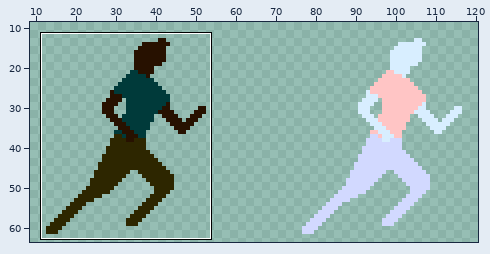
Sprite sheet -- gdx-game-android/assets/runninggwip.png. Above, an overview of the earlier version with the close-up marked.
Close-up. Before:
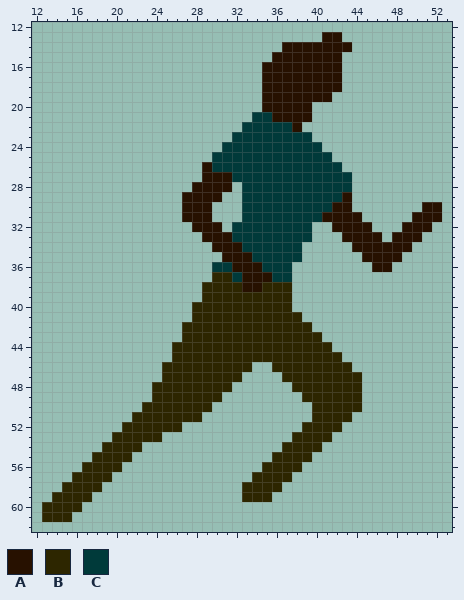
The file is 128x64 pixels. Shown: x 12..53, y 12..62. The wide view leaves out empty margins. The commit also changed other parts of the picture, which this record leaves out.
Palette (. is transparent): A #271100  B #2d2600  C #003a3a
Pixels before, first column x 13:
13 ............................AA..........
14 ........................AAAAAAA.........
15 .......................AAAAAAA..........
16 ......................AAAAAAAA..........
17 ......................AAAAAAAA..........
18 ......................AAAAAAAA..........
19 ......................AAAAAAA...........
20 ......................AAAAA.............
21 .....................CCAAAA.............
22 ....................CCCCCA..............
23 ...................CCCCCCCC.............
24 ..................CCCCCCCCCC............
25 .................CCCCCCCCCCCC...........
26 ................ACCCCCCCCCCCCC..........
27 ................AAACCCCCCCCCCCC.........
28 ...............AAAA.CCCCCCCCCCC.........
29 ..............AAAA..CCCCCCCCCCA.........
30 ..............AAA...CCCCCCCCCAA.......AA
31 ..............AAA...CCCCCCCCAAAA.....AAA
32 ...............AAA.CCCCCCCC..AAAA...AAA.
33 ................AAACCCCCCCC...AAAA.AAA..
34 .................AAACCCCCC.....AAAAAA...
35 ..................AAACCCCC......AAAA....
36 .................CCAAACCC........AA.....
37 .................BBCAAACC...............
38 ................BBBBAABBB...............
39 ................BBBBBBBBB...............
40 ...............BBBBBBBBBB...............
41 ...............BBBBBBBBBBB..............
42 ..............BBBBBBBBBBBBB.............
43 ..............BBBBBBBBBBBBBB............
44 .............BBBBBBBBBBBBBBBB...........
45 .............BBBBBBBBBBBBBBBBB..........
46 ............BBBBBBBBB..BBBBBBBB.........
47 ............BBBBBBBB....BBBBBBBB........
48 ...........BBBBBBBB......BBBBBBB........
49 ...........BBBBBBB........BBBBBB........
50 ..........BBBBBBB..........BBBBB........
51 .........BBBBBBB...........BBBB.........
52 ........BBBBBB............BBBB..........
53 .......BBBBB.............BBBB...........
54 ......BBBB..............BBBB............
55 .....BBBB..............BBBB.............
56 ....BBBB..............BBBB..............
57 ...BBBB..............BBBB...............
58 ..BBBB..............BBBB................
59 .BBBB...............BBB.................
60 BBBB....................................
61 BBB.....................................
After the commit:
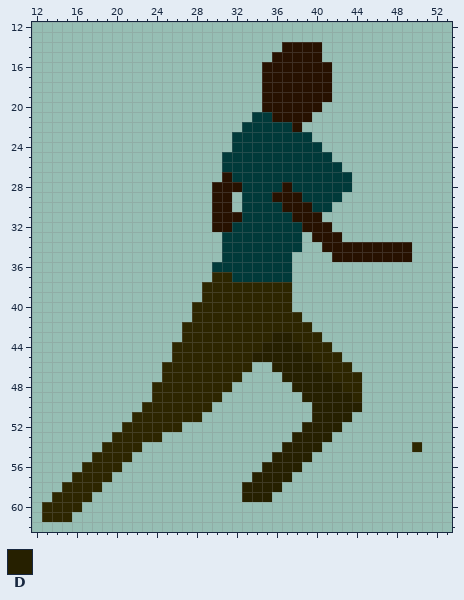
Colours new in this view: D #262000
The edit:
y 13: x 41..42 AA -> ..
y 14: x 41..43 AAA -> ...
y 15: x 41..42 AA -> ..
y 16..18: x 42 A -> .
y 20: x 40 . -> A
y 24: x 31 C -> .
y 25: x 30 C -> .
y 26: x 29..30 AC -> ..
y 27: x 29..30 AA -> ..
y 28: x 28..29 AA -> ..; x 32 . -> A; x 37 C -> A
y 29: x 27..29 AAA -> ...; x 31 . -> A; x 36..38 CCC -> AAA; x 43 A -> .
y 30: x 27..31 AAA.. -> ...AA; x 37..39 CCC -> AAA; x 42..43 AA -> ..; x 51..52 AA -> ..
y 31: x 27..32 AAA... -> ...AAA; x 38..44 CCCAAAA -> AAA....; x 50..52 AAA -> ...
y 32: x 28..29 AA -> ..; x 31 . -> A; x 39..45 C..AAAA -> AAA....; x 49..51 AAA -> ...
y 33: x 29..31 AAA -> ..C; x 39..46 C...AAAA -> .AAA....; x 48..50 AAA -> ...
y 34: x 30..32 AAA -> .CC; x 41..43 ... -> AAA
y 35: x 31..33 AAA -> CCC; x 38 C -> .; x 42..44 ... -> AAA; x 49 . -> A
y 36: x 32..34 AAA -> CCC; x 46..47 AA -> ..
y 37: x 33..35 AAA -> CCC
y 38: x 33..34 AA -> BB
y 43: x 36..37 BB -> DD
y 44: x 35..38 BBBB -> DDDD
y 45: x 34..39 BBBBBB -> DDDDDD
y 46: x 36..40 BBBBB -> DDDDD
y 47: x 37..41 BBBBB -> DDDDD
y 48: x 38..42 BBBBB -> DDDDD
y 49: x 39..43 BBBBB -> DDDDD
y 50: x 40..44 BBBBB -> DDDDD
y 51: x 40..43 BBBB -> DDDD
y 52: x 39..42 BBBB -> DDDD
y 53: x 38..41 BBBB -> DDDD
y 54: x 37..40 BBBB -> DDDD; x 50 . -> B
y 55: x 36..39 BBBB -> DDDD
y 56: x 35..38 BBBB -> DDDD
y 57: x 34..37 BBBB -> DDDD
y 58: x 33..36 BBBB -> DDDD
y 59: x 33..35 BBB -> DDD
Boxes around the changes in both close-ups, in picture pixels (x1, y1, x2, y2):
changed: (312, 32, 352, 112)
changed: (182, 142, 442, 292)
changed: (242, 332, 362, 502)
added: (412, 442, 422, 452)
